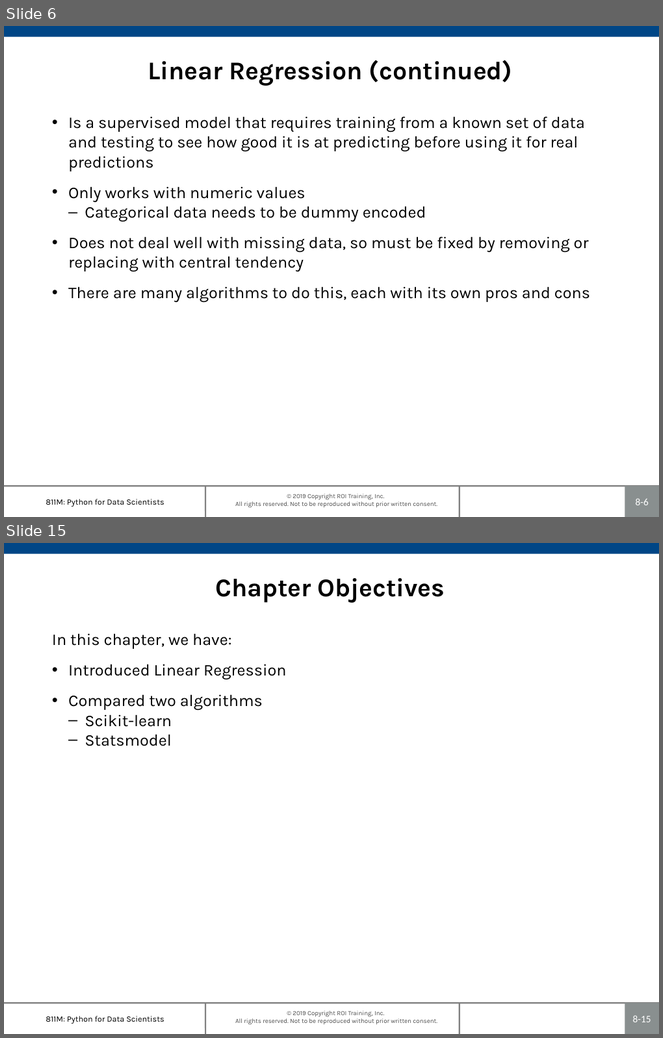
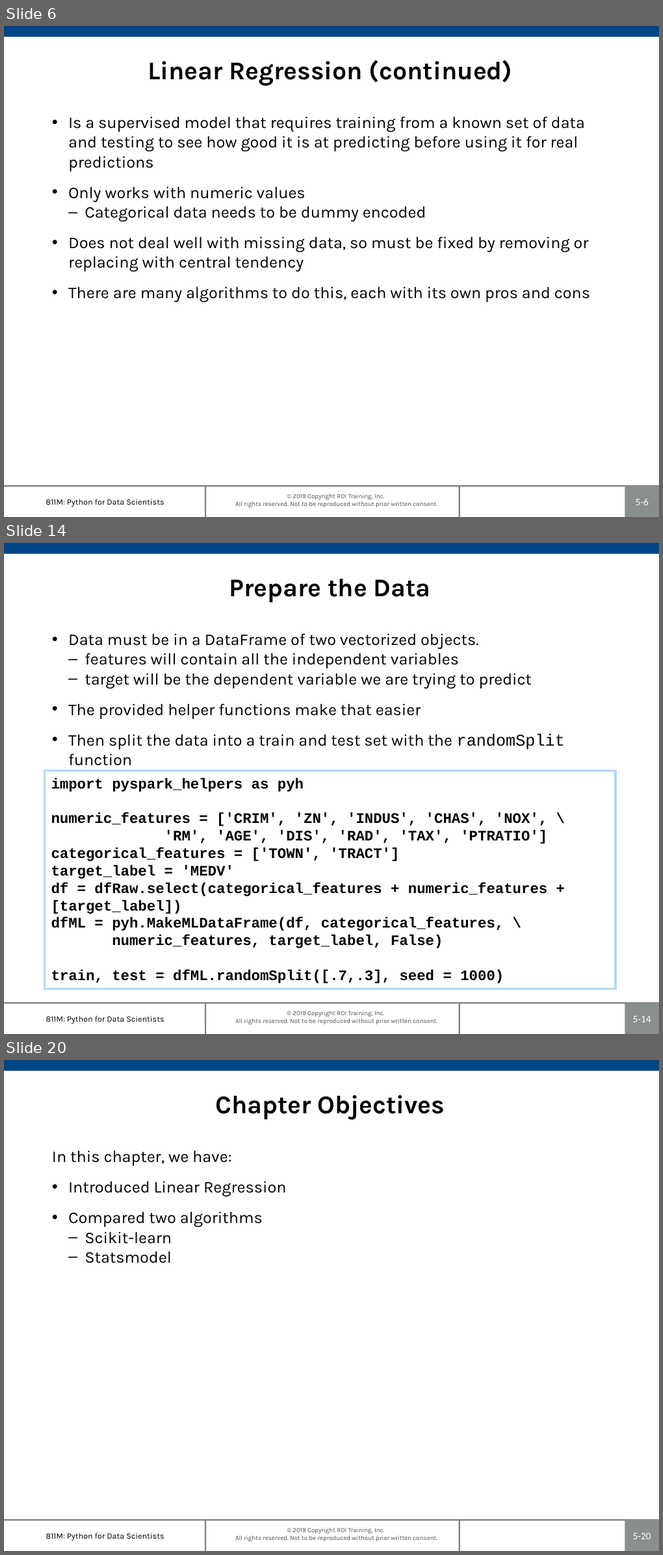
Before and after one commit to roitraining/SparkforDataEngineers, a slide deck: Ch05_RegressionAnalysis.pptx. Shown one above the other, each under a label of ours: slides 6 and 15 before the commit, slides 6, 14 and 20 after it; the slides between them are not shown. The pictures are 663x1038 and 663x1555 pixels, drawn with LibreOffice and Linux fonts; fonts in the diff are those of the drawing; background and template pictures are left out. Boxes give left, top, right and bottom in pixels: in the first picture for what was removed or moved away, otherwise in the second. Text is boxed around its words. In the diff, an @@ line names an element or a change of style, - is before the commit and + after.

```diff
--- a/Ch05_RegressionAnalysis.pptx
+++ b/Ch05_RegressionAnalysis.pptx
@@ slide 14 added at bbox=[4, 543, 659, 1034], background #FFFFFF; not listed: 7 template elements that a slide beside it also shows @@
@@ title added at bbox=[230, 579, 431, 603], 28 pt, text #000000, bold @@
+Prepare the Data
@@ text added at bbox=[68, 633, 565, 766], 18 pt, text #000000 @@
+• Data must be in a DataFrame of two vectorized objects.
+  – features will contain all the independent variables
+  – target will be the dependent variable we are trying to predict
+• The provided helper functions make that easier
+• Then split the data into a train and test set with the randomSplit function
@@ rectangle added at bbox=[44, 771, 615, 989], outline #AFD9FF 2.25 pt, 16 pt, text #000000, bold @@
+import pyspark_helpers as pyh
+numeric_features = ['CRIM', 'ZN', 'INDUS', 'CHAS', 'NOX', \
+'RM', 'AGE', 'DIS', 'RAD', 'TAX', 'PTRATIO']
+categorical_features = ['TOWN', 'TRACT']
+target_label = 'MEDV'
+df = dfRaw.select(categorical_features + numeric_features + [target_label])
+dfML = pyh.MakeMLDataFrame(df, categorical_features, \
+numeric_features, target_label, False)
+train, test = dfML.randomSplit([.7,.3], seed = 1000)
@@ page number at bbox=[636, 499, 649, 506]: text changed @@
-8-6
+5-6
@@ what was slide 15 is now slide 20 @@
@@ page number at bbox=[633, 1533, 651, 1540]: text changed @@
-8-15
+5-20
```
Also in this commit, not shown: 7 slides changed, 8 other slides added, 4 slides removed, 24 other files.
